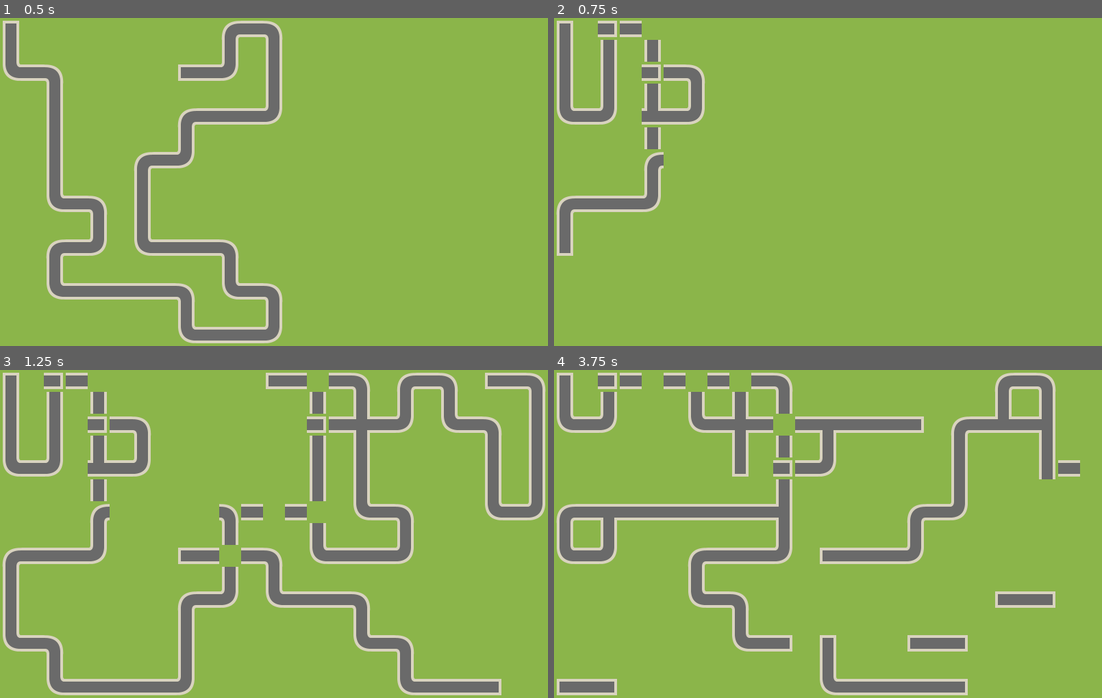
Above: before the commit, frames 1-4 (two rows, left to right).
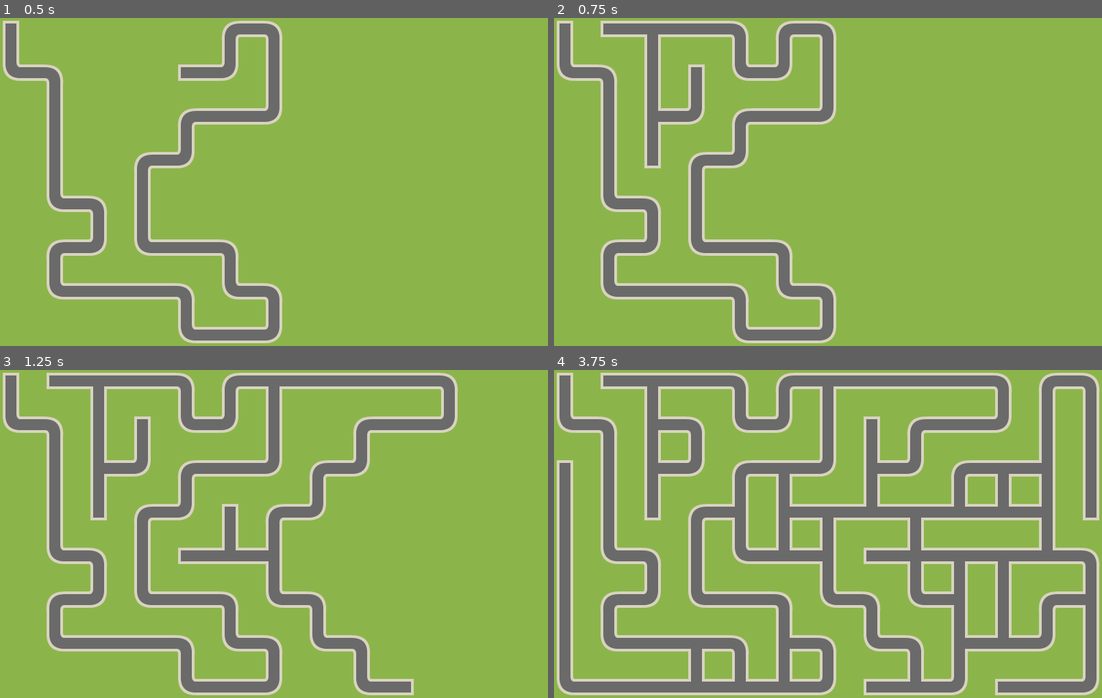
Above: after the commit, the same moments.

Repository: robpc/maze-test-game
Game: Godot game, scene res://Maze.tscn
Same seed, same stepped clock (60 frames per second), same inputs: the game is played once before the commit and once after it.
Inputs:
- Up to frame 1 (0.5 s): no input
- Up to frame 2 (0.75 s): hold Space (ui_select) from 0.53 s (still down)
- Up to frame 3 (1.25 s): keep holding Space (ui_select)
- Up to frame 4 (3.75 s): release Space (ui_select) at 1.28 s; tap Space (ui_select) at 1.35, 1.52, 1.82, 2.85, 3.02, 3.32 s; hold Space (ui_select) 2.03-2.78 s; hold Space (ui_select) from 3.53 s (still down)

Frame 1 is identical in both runs. In frame 2, 15% of the frame differs, in the area x 0-52%, y 0-100%; in frame 3, 29%; in frame 4, 38%, in the area x 0-100%, y 0-100%.

Commit message:
Remove input and fix issue with duplicate maze resets

Diff:
--- a/Maze.gd
+++ b/Maze.gd
@@ -21,10 +21,6 @@
 
 onready var Map = $TileMap
 onready var timer = $Timer
-
-func _input(event):
-	if event.is_action_pressed("ui_select"):
-		reset()
 
 func _ready():
 	reset()
--- a/Maze.tscn
+++ b/Maze.tscn
@@ -13,5 +13,4 @@
 [node name="Timer" type="Timer" parent="."]
 wait_time = 5.0
 one_shot = true
-autostart = true
 [connection signal="timeout" from="Timer" to="." method="_on_timer_timeout"]
